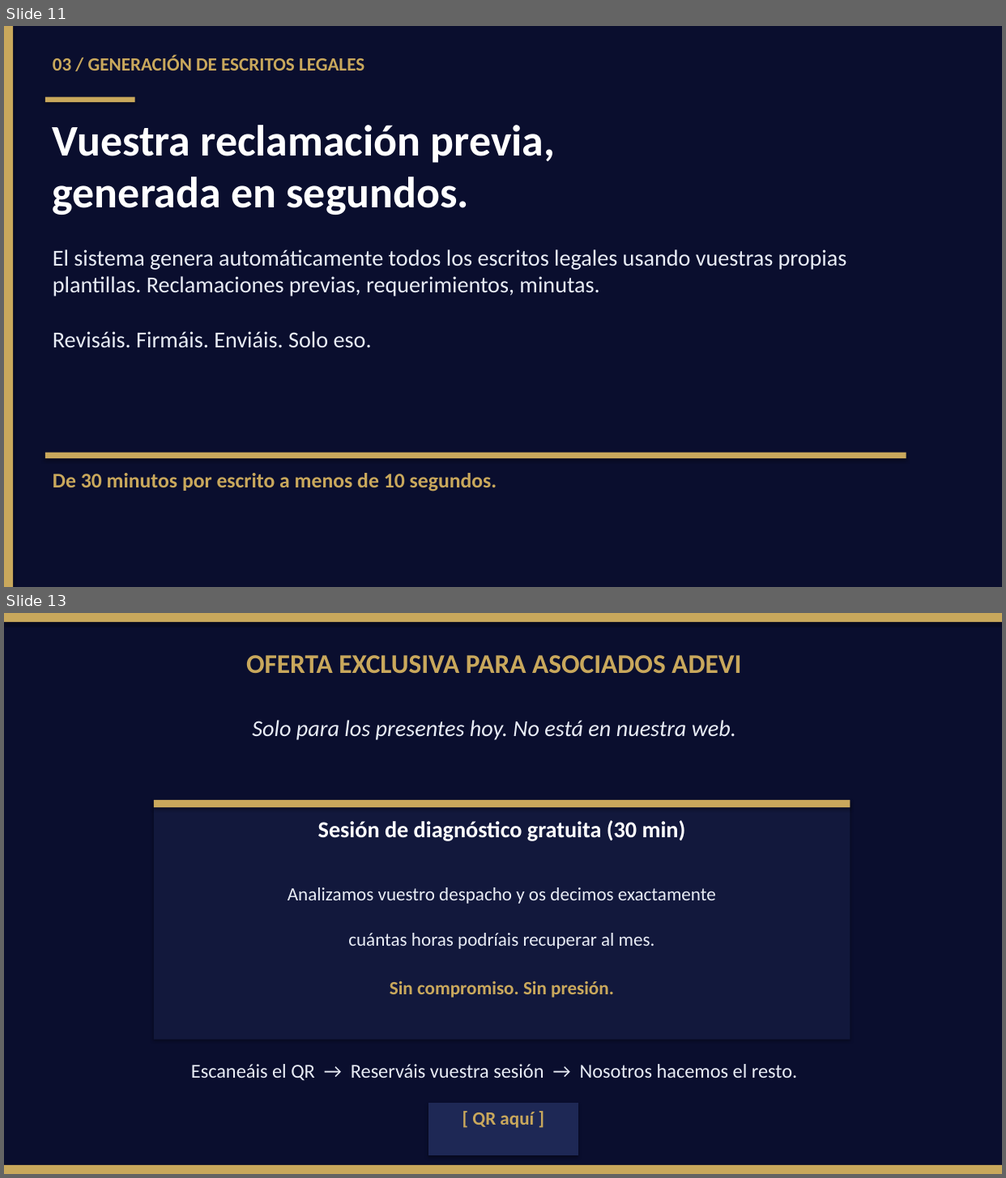
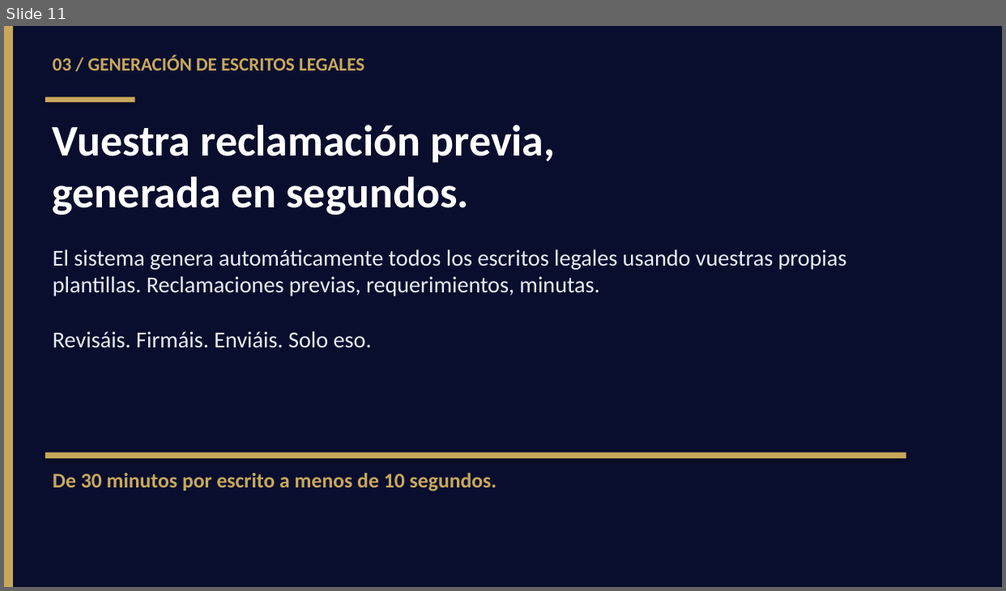
Before and after one commit to jorgeaguiar-digi/docufy-legal, a slide deck: presentations/ADEVI_2026_Docufy_Legal.pptx. Shown one above the other, each under a label of ours: slides 11 and 13 before the commit, slide 11 after it; the slides between them are not shown. The pictures are 1006x1178 and 1006x591 pixels, drawn with LibreOffice and Linux fonts; fonts in the diff are those of the drawing. Boxes give left, top, right and bottom in pixels: in the first picture for what was removed or moved away, otherwise in the second. Text is boxed around its words. In the diff, an @@ line names an element or a change of style, - is before the commit and + after.

Commit message:
Presentación adevi

```diff
--- a/presentations/ADEVI_2026_Docufy_Legal.pptx
+++ b/presentations/ADEVI_2026_Docufy_Legal.pptx
@@ slide 13 removed at (4,613,1002,1174), background #0A0E2E @@
@@ rectangle removed at (4,613,1002,622) @@
@@ text removed at (246,655,741,673) @@
-OFERTA EXCLUSIVA PARA ASOCIADOS ADEVI
@@ text removed at (252,720,736,740) @@
-Solo para los presentes hoy. No está en nuestra web.
@@ rectangle removed at (154,800,850,1040) @@
@@ rectangle removed at (154,800,850,807) @@
@@ text removed at (318,820,686,841) @@
-Sesión de diagnóstico gratuita (30 min)
@@ text removed at (288,888,716,904) @@
-Analizamos vuestro despacho y os decimos exactamente
@@ text removed at (348,933,655,949) @@
-cuántas horas podríais recuperar al mes.
@@ text removed at (390,982,614,998) @@
-Sin compromiso. Sin presión.
@@ text removed at (191,1064,797,1081) @@
-Escaneáis el QR → Reserváis vuestra sesión → Nosotros hacemos el resto.
@@ rectangle removed at (428,1103,578,1156) @@
@@ text removed at (472,1112,534,1128) @@
-[ QR aquí ]
@@ rectangle removed at (4,1165,1002,1174) @@
```
Also in this commit, not shown: 2 slides changed, 2 slides added, 1 other slide removed, 2 other files.
